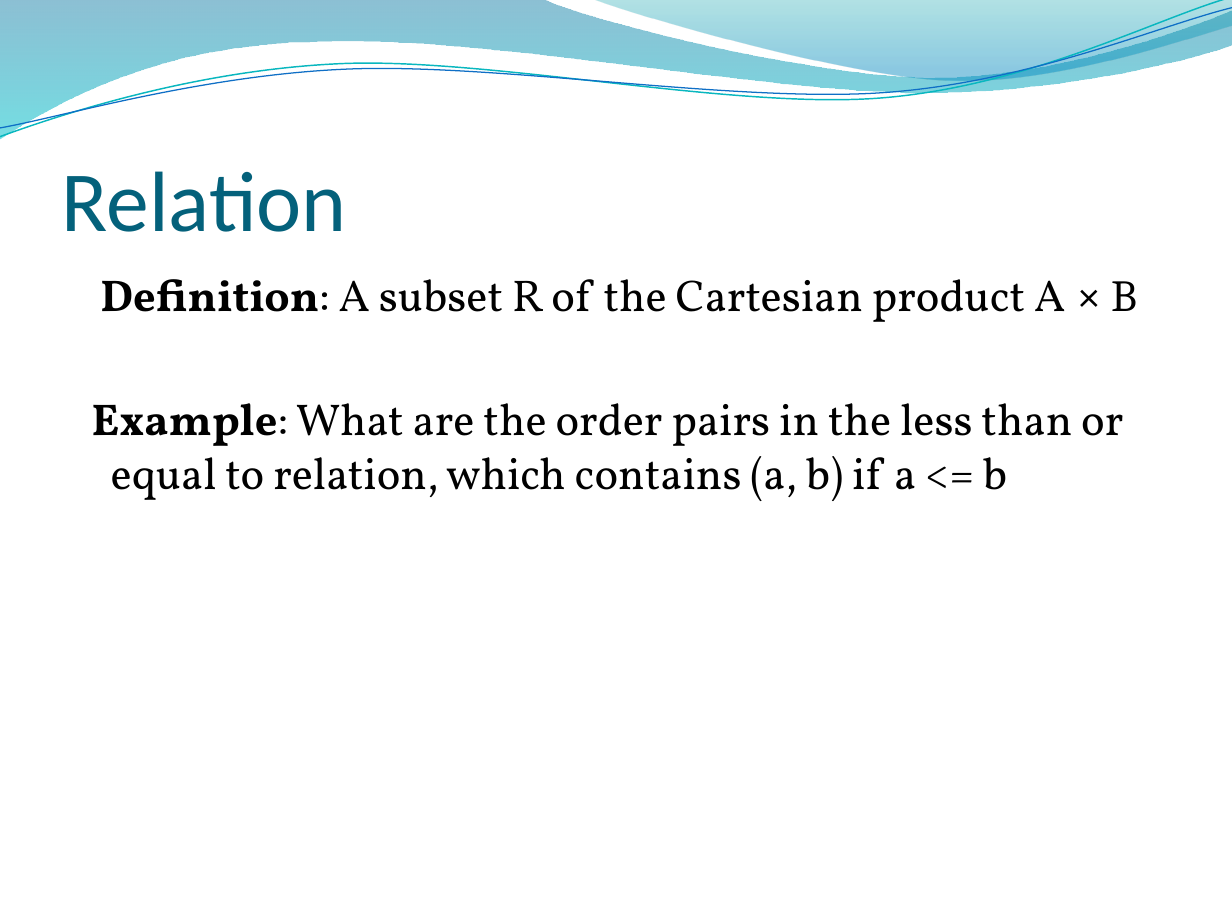
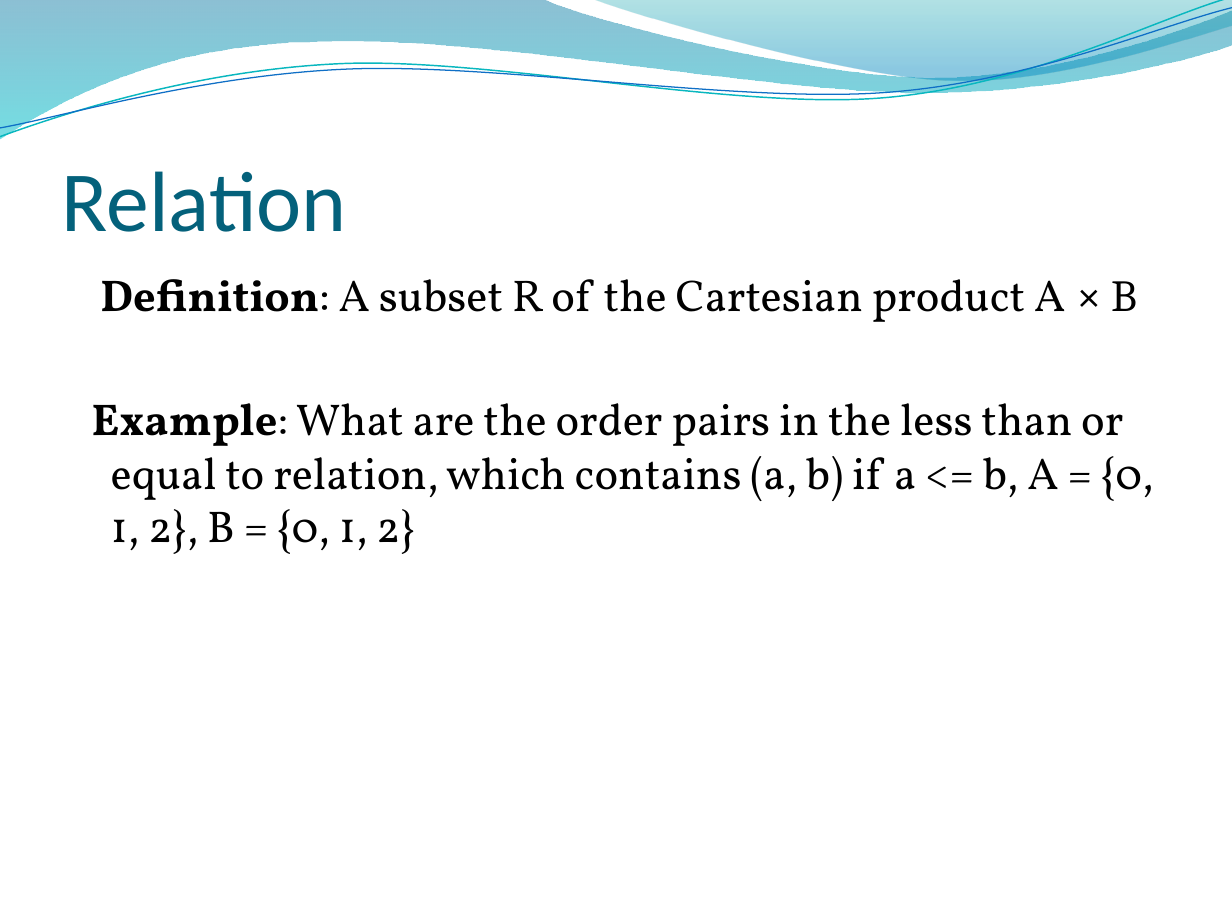
Before and after one commit to lin-chen-GA/lin-chen-GA.github.io, a slide deck: slide 33 of cs2620/slides/cs2620_notes2.pptx. Drawn at 1232x924 pixels with LibreOffice and Linux fonts; fonts in the diff are those of the drawing; background and template pictures are left out. Boxes give left, top, right and bottom in pixels: in the first picture for what was removed or moved away, otherwise in the second. Text is boxed around its words. In the diff, an @@ line names an element or a change of style, - is before the commit and + after.

```diff
--- a/cs2620/slides/cs2620_notes2.pptx
+++ b/cs2620/slides/cs2620_notes2.pptx
@@ text at (92,403,1154,554): text changed @@
-Example: What are the order pairs in the less than or equal to relation, which contains (a, b) if a <= b
+Example: What are the order pairs in the less than or equal to relation, which contains (a, b) if a <= b, A = {0, 1, 2}, B = {0, 1, 2}
```
Also in this commit, not shown: 3 other slides changed, 2 other files.
